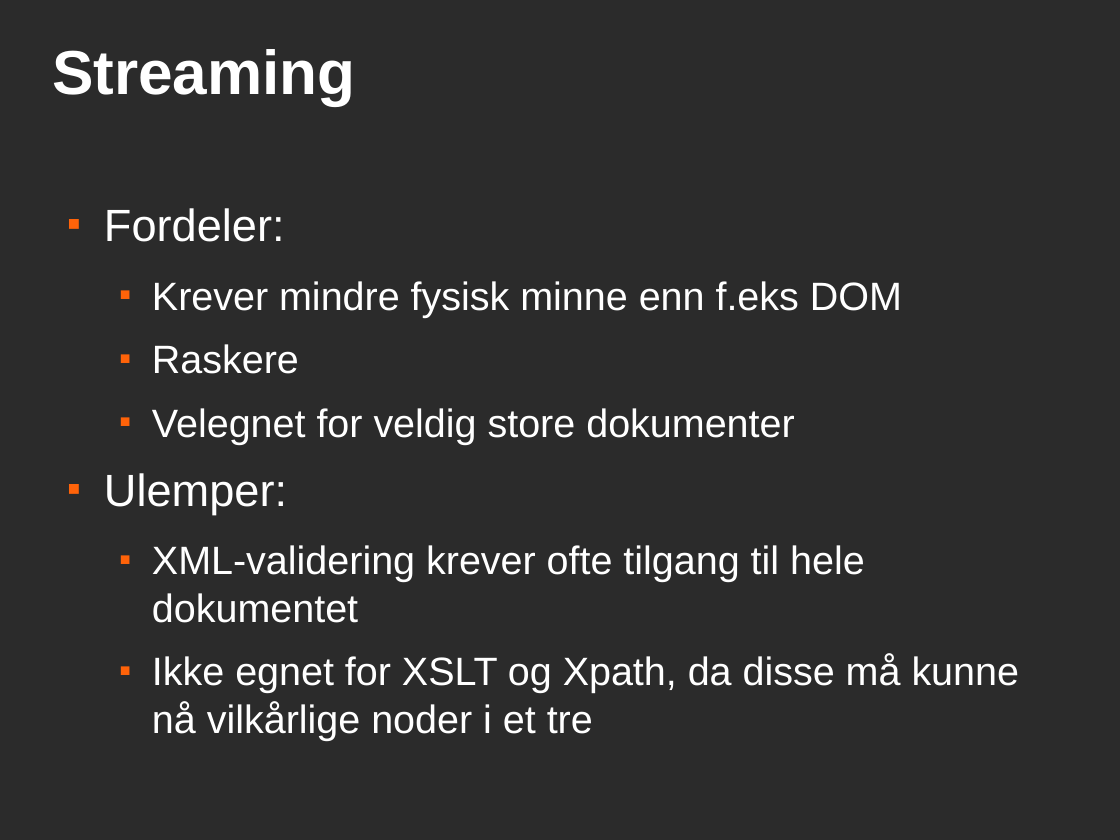
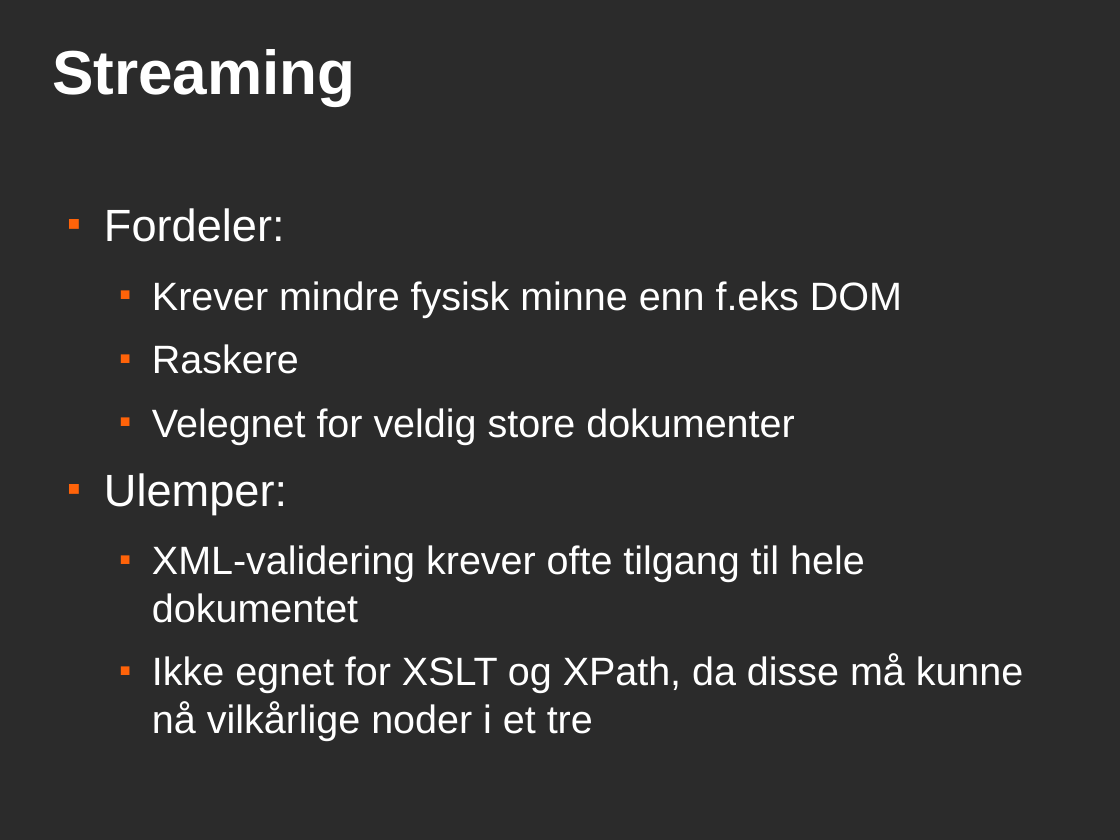
Before and after one commit to andrerav/xqft-parser, a slide deck: slide 4 of doc/sax.odp. Drawn at 1120x840 pixels with LibreOffice and Linux fonts; fonts in the diff are those of the drawing; background and template pictures are left out; a plain dark background stands for a picture behind light text. Boxes give left, top, right and bottom in pixels: in the first picture for what was removed or moved away, otherwise in the second. Text is boxed around its words. In the diff, an @@ line names an element or a change of style, - is before the commit and + after.

```diff
--- a/doc/sax.odp
+++ b/doc/sax.odp
@@ text at (x1=152, y1=654, x2=1024, y2=740): text changed @@
-  ■ Ikke egnet for XSLT og Xpath, da disse må kunne nå vilkårlige noder i et tre
+  ■ Ikke egnet for XSLT og XPath, da disse må kunne nå vilkårlige noder i et tre
```
Also in this commit, not shown: 4 other slides changed, 1 slide added.
